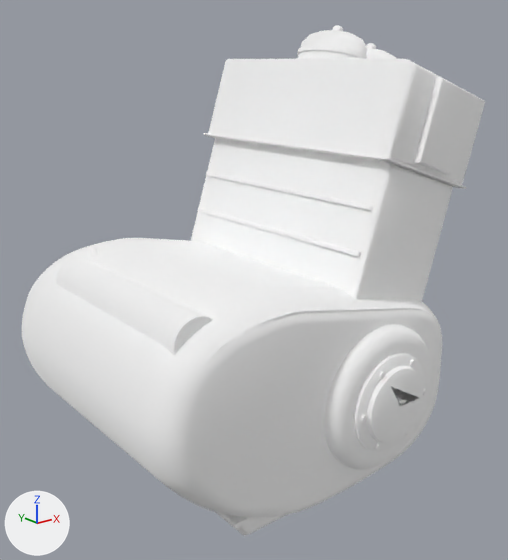
Two versions of the glTF model Data/BikesV2/kits/hartwell_chopper__b_engine_pots_chrome.glb, one commit apart.
Rendered twice from a 50 mm lens placed at (0.185, -0.731, 0.777), pointed at (0.759, -0.013, 0.49). Every picture has the same lights, and +X, +Y and +Z are marked at lower left. The first picture is the older version. Vertices at exactly the same position are counted once.

In view in the first picture: 'hartwell_chopper__b_engine_pots_chrome'.
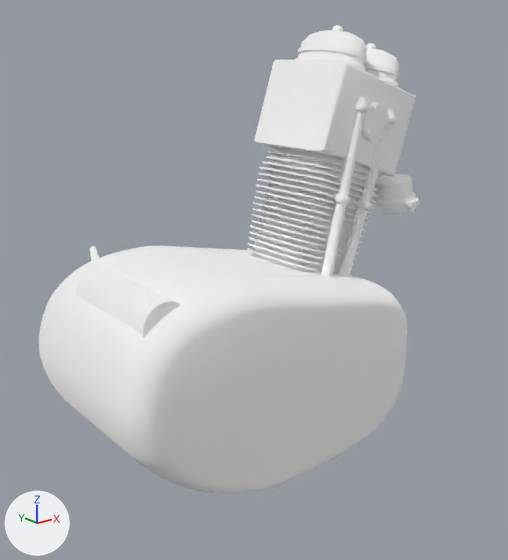
Scene script edits in JSON lines:
```json
{"block": "me_mesh_0", "where": "# used by ob_hartwell_chopper__b_engine_pots_chrome; location = (0.0, 0.0, 0.0)"}
{"op": "remove", "block": "me_mesh_0", "code": "me_mesh_0.from_pydata(...)  # 6610 vertices, 12324 faces; spans x 0.495..1.012, y -0.235..0.24, z 0.215..0.823"}
{"op": "add", "block": "me_mesh_0", "code": "me_mesh_0.from_pydata(...)  # 5450 vertices, 10148 faces; spans x 0.495..1.014, y -0.14..0.146, z 0.235..0.823"}
{"block": "me_mesh_0", "change": "me_mesh_0 part 1: the loose piece of 648 vertices spanning x 0.495..0.96, y -0.2..0.2, z 0.235..0.532 is rebuilt with 648 vertices and now spans x 0.495..0.96, y -0.14..0.14, z 0.235..0.532"}
{"block": "me_mesh_0", "change": "me_mesh_0 part 2: the loose piece of 72 vertices spanning x 0.53..0.59, y -0.17..0.126, z 0.468..0.528 is rebuilt with 72 vertices and now spans x 0.53..0.59, y -0.11..0.066, z 0.468..0.528, in mat_s022 (white #ffffff)"}
{"block": "me_mesh_0", "change": "me_mesh_0 part 3: the loose piece of 48 vertices spanning x 0.777..0.963, y -0.18..0.18, z 0.451..0.662 is rebuilt with 1479 vertices and now spans x 0.78..0.957, y -0.075..0.075, z 0.45..0.659, in mat_s024 (white #ffffff)"}
{"block": "me_mesh_0", "change": "me_mesh_0 part 4: the loose piece of 48 vertices spanning x 0.819..1.012, y -0.185..0.185, z 0.616..0.779 is rebuilt with 48 vertices and now spans x 0.823..1.008, y -0.073..0.073, z 0.617..0.777, in mat_s024 (white #ffffff)"}
{"block": "me_mesh_0", "change": "me_mesh_0 part 5: 58 loose pieces with 3024 vertices, spanning x 0.518..1.007, y -0.235..0.24, z 0.215..0.758, are deleted"}
{"block": "me_mesh_0", "change": "me_mesh_0 part 6: 1 vertex moved within x 0.897, y -0.08, z 0.712; 506 vertices removed from x 0.771..1.007, y -0.186..0.186, z 0.449..0.669; 899 vertices added at x 0.643..1.014, y -0.102..0.146, z 0.425..0.724"}
{"block": "me_mesh_0", "change": "other edits to the shape of me_mesh_0 do not show in these pictures"}
{"op": "remove", "block": "me_mesh_0", "code": "me_mesh_0.materials.append(mat_s152)  # white #ffffff"}
```

Pixel boxes (x1, y1, x2, y2) of what changed, in the pictures (508 x 560 px; the box of a moved part takes in the faces that stretch with it):
```json
{"object": "hartwell_chopper__b_engine_pots_chrome", "change": "reshaped", "before": [22, 25, 485, 536], "after": [39, 25, 419, 494], "on screen": "18% narrower, 8% shorter"}
{"part": 1, "of": "me_mesh_0", "change": "rebuilt", "before": [22, 238, 442, 517], "after": [39, 246, 408, 494], "on screen": "12% narrower, 11% shorter"}
{"part": 2, "of": "me_mesh_0", "change": "rebuilt", "before": [56, 258, 213, 355], "after": [76, 268, 181, 338], "on screen": "33% narrower, 28% shorter"}
{"part": 3, "of": "me_mesh_0", "change": "rebuilt", "before": [191, 138, 453, 302], "after": [247, 148, 379, 274]}
{"part": 4, "of": "me_mesh_0", "change": "rebuilt", "before": [208, 59, 485, 185], "after": [254, 60, 416, 176], "on screen": "41% narrower, 8% shorter"}
{"part": 5, "of": "me_mesh_0", "change": "deleted", "before": [204, 77, 473, 536]}
{"part": 6, "of": "me_mesh_0", "change": "moved or reshaped", "before": [197, 133, 466, 302], "after": [361, 102, 419, 214]}
```
